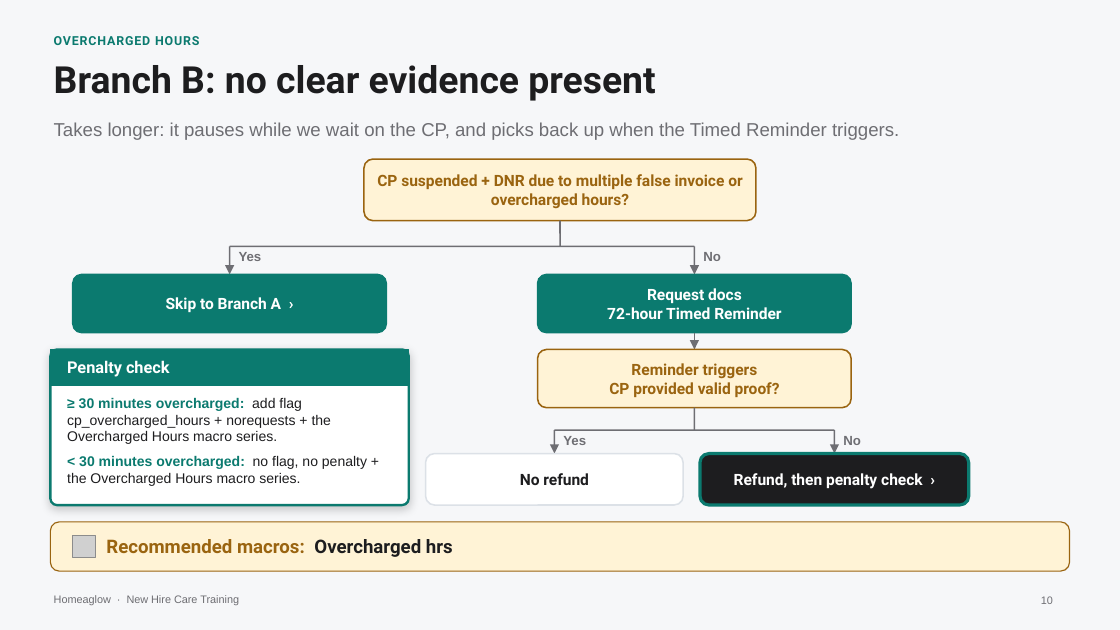
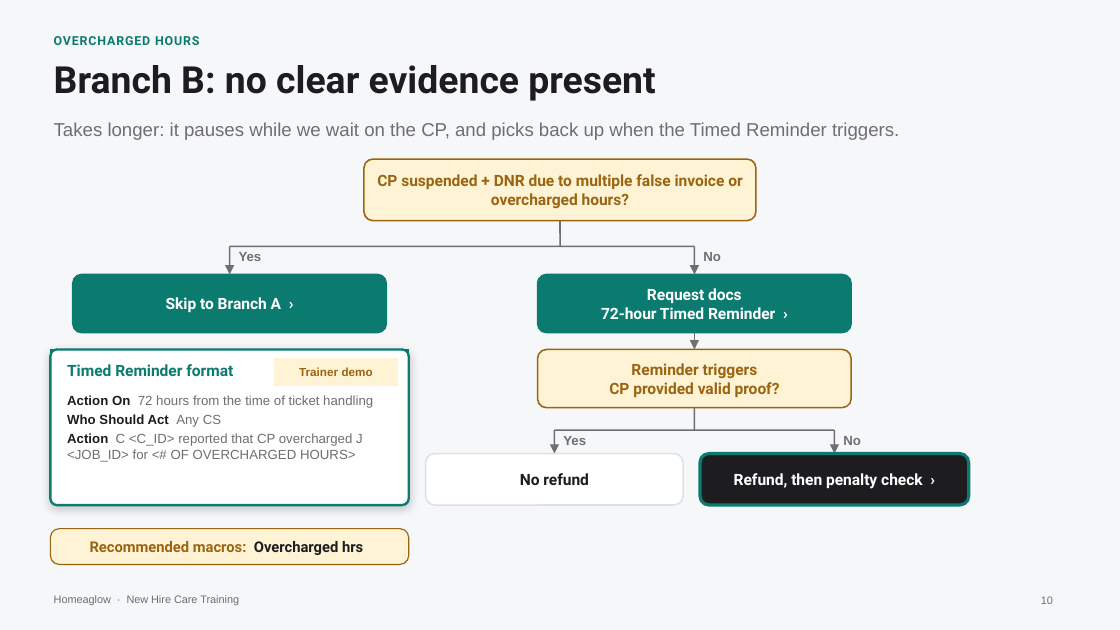
Before and after one commit to anjulimichelle/training, a slide deck: slide 10 of billing-disputes/billing-disputes-cash-payments.pptx. Drawn at 1120x630 pixels with LibreOffice and Linux fonts; fonts in the diff are those of the drawing; grey boxes stand for pictures; background and template pictures are left out. Boxes give left, top, right and bottom in pixels: in the first picture for what was removed or moved away, otherwise in the second. Text is boxed around its words. In the diff, an @@ line names an element or a change of style, - is before the commit and + after.

```diff
--- a/billing-disputes/billing-disputes-cash-payments.pptx
+++ b/billing-disputes/billing-disputes-cash-payments.pptx
@@ rounded rectangle "Request docs": place and size @@
-rounded rectangle "Request docs" at [607, 288, 781, 319]
+rounded rectangle "Request docs" at [538, 274, 851, 333]
@@ rounded rectangle "Request docs" at [538, 274, 851, 333]: fill none to #0B7A6F; outline none to #0B7A6F 1 pt @@
@@ rounded rectangle removed at [538, 274, 851, 333] @@
@@ text in rounded rectangle at [601, 307, 775, 319]: text changed @@
-72-hour Timed Reminder
+72-hour Timed Reminder ›
@@ rounded rectangle removed at [50, 349, 409, 505] @@
@@ rectangle added at [274, 358, 398, 385], fill #FFF3D6, outline #FFF3D6 1 pt @@
@@ text added at [67, 364, 182, 376], 10 pt, text #0B7A6F, bold @@
+Timed Reminder format
@@ text added at [299, 367, 373, 376], 7.5 pt, text #9A6410, bold @@
+Trainer demo
@@ text at [67, 395, 373, 462]: text changed; size 9 to 8.5 pt; text colour #1D1D1F to #6E6E73 @@
-≥ 30 minutes overcharged: add flag cp_overcharged_hours + norequests + the Overcharged Hours macro series.
-< 30 minutes overcharged: no flag, no penalty + the Overcharged Hours macro series.
+Action On 72 hours from the time of ticket handling
+Who Should Act Any CS
+Action C <C_ID> reported that CP overcharged J <JOB_ID> for <# OF OVERCHARGED HOURS>
@@ rounded rectangle removed at [50, 522, 1070, 571] @@
@@ rounded rectangle added at [50, 529, 409, 564], fill #FFF3D6, outline #9A6410 0.75 pt @@
@@ picture removed at [73, 535, 95, 558] @@
@@ text "Recommended macros: Overcharged hrs": place and size @@
-text "Recommended macros: Overcharged hrs" at [106, 539, 453, 557]
+text "Recommended macros: Overcharged hrs" at [90, 541, 363, 555]
@@ text "Recommended macros: Overcharged hrs" at [90, 541, 363, 555]: size 12 to 9.5 pt @@
```
Also in this commit, not shown: 2 other files.
